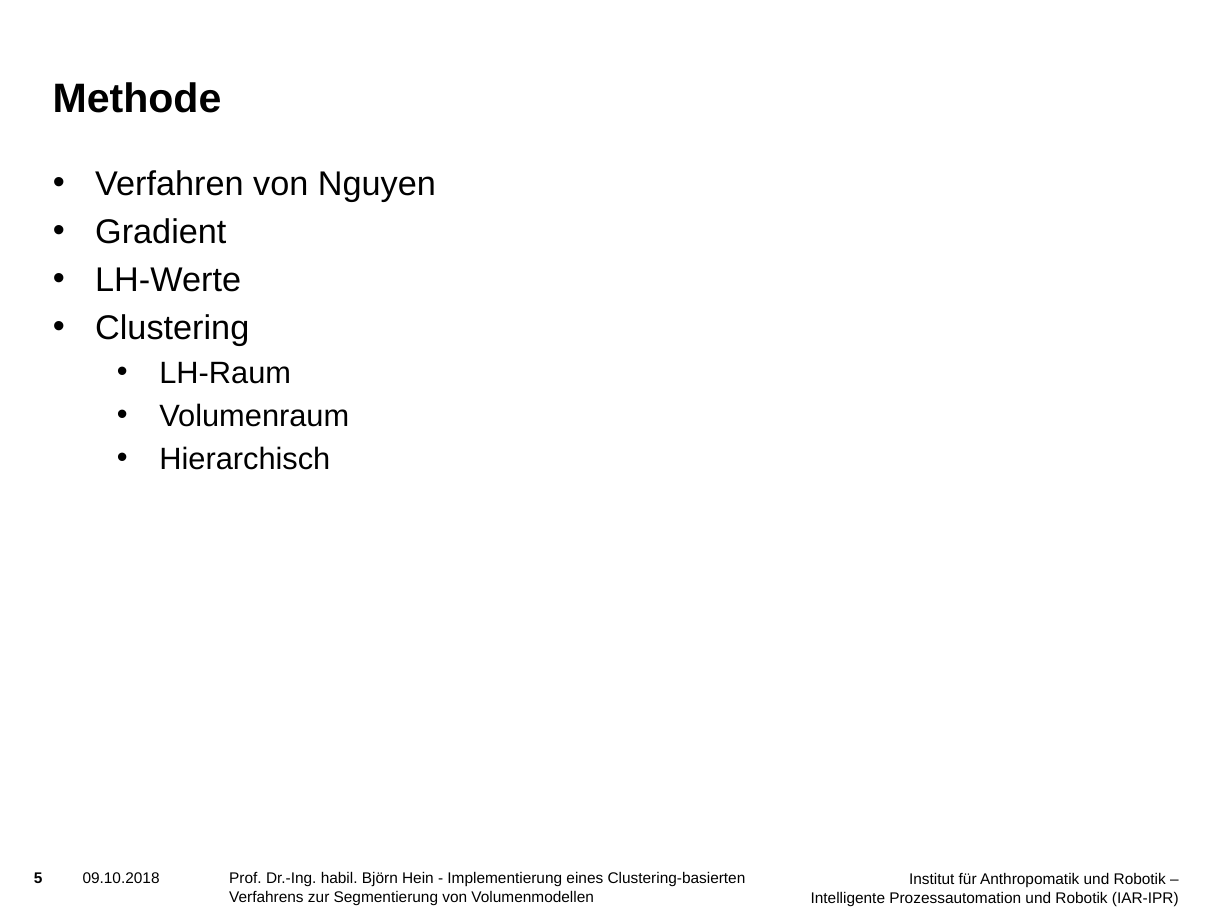
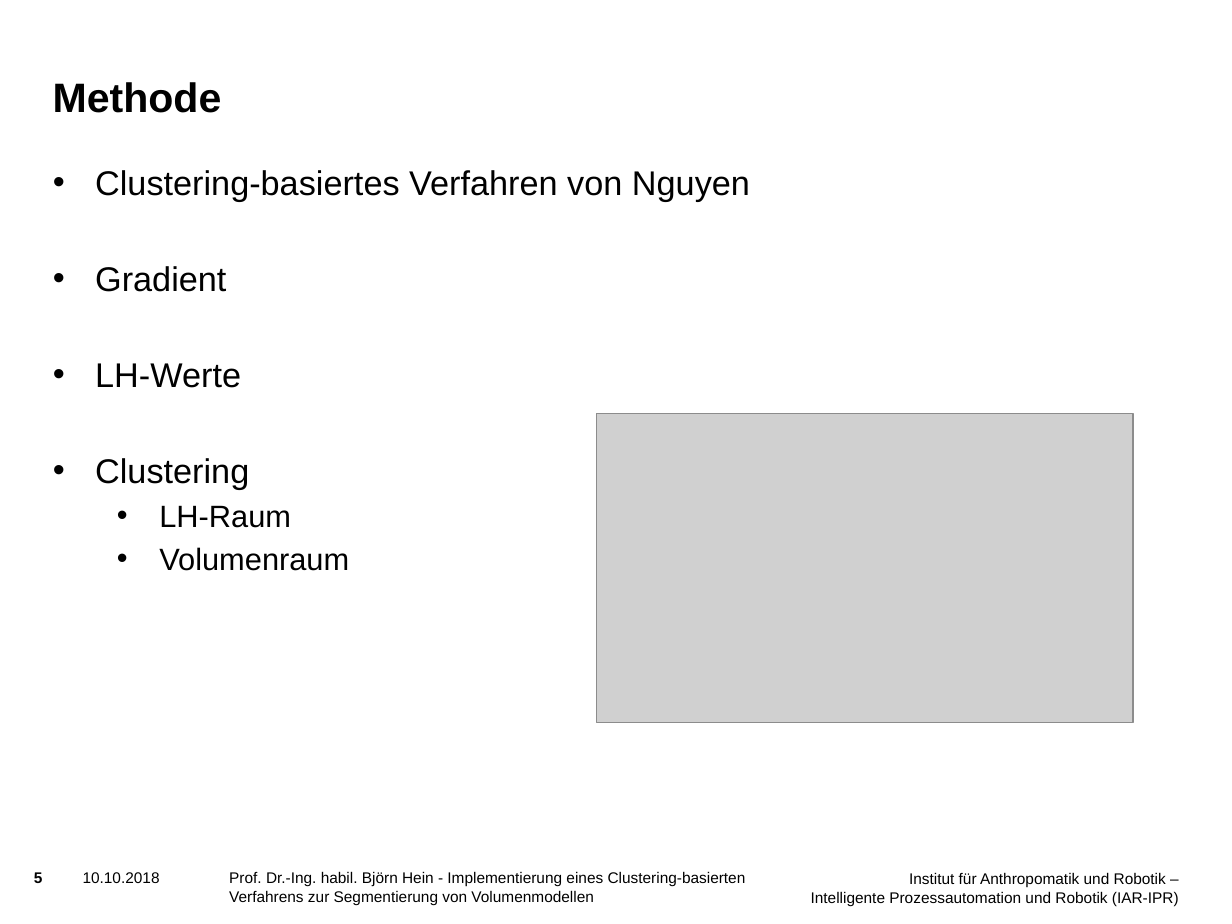
Before and after one commit to SchiriSchaf/Bachelorarbeit, a slide deck: slide 5 of Vortrag/Präsentation.pptx. Drawn at 1232x924 pixels with LibreOffice and Linux fonts; fonts in the diff are those of the drawing; grey boxes stand for pictures; background and template pictures are left out. Boxes give left, top, right and bottom in pixels: in the first picture for what was removed or moved away, otherwise in the second. Text is boxed around its words. In the diff, an @@ line names an element or a change of style, - is before the commit and + after.

```diff
--- a/Vortrag/Präsentation.pptx
+++ b/Vortrag/Präsentation.pptx
@@ text at (95,170,750,202): text changed @@
-• Verfahren von Nguyen
+• Clustering-basiertes Verfahren von Nguyen
@@ picture added at (596,414,1132,723) @@
@@ text at (159,446,330,470): paragraph removed @@
-  • Hierarchisch
@@ text at (83,872,160,883): text changed @@
-09.10.2018
+10.10.2018
```
Also in this commit, not shown: 22 other slides changed.
